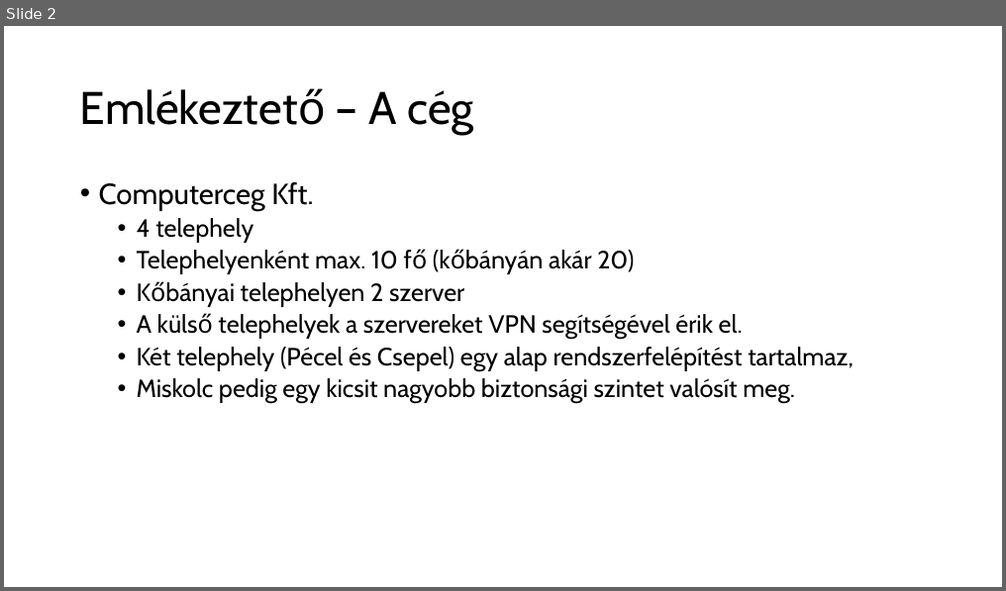
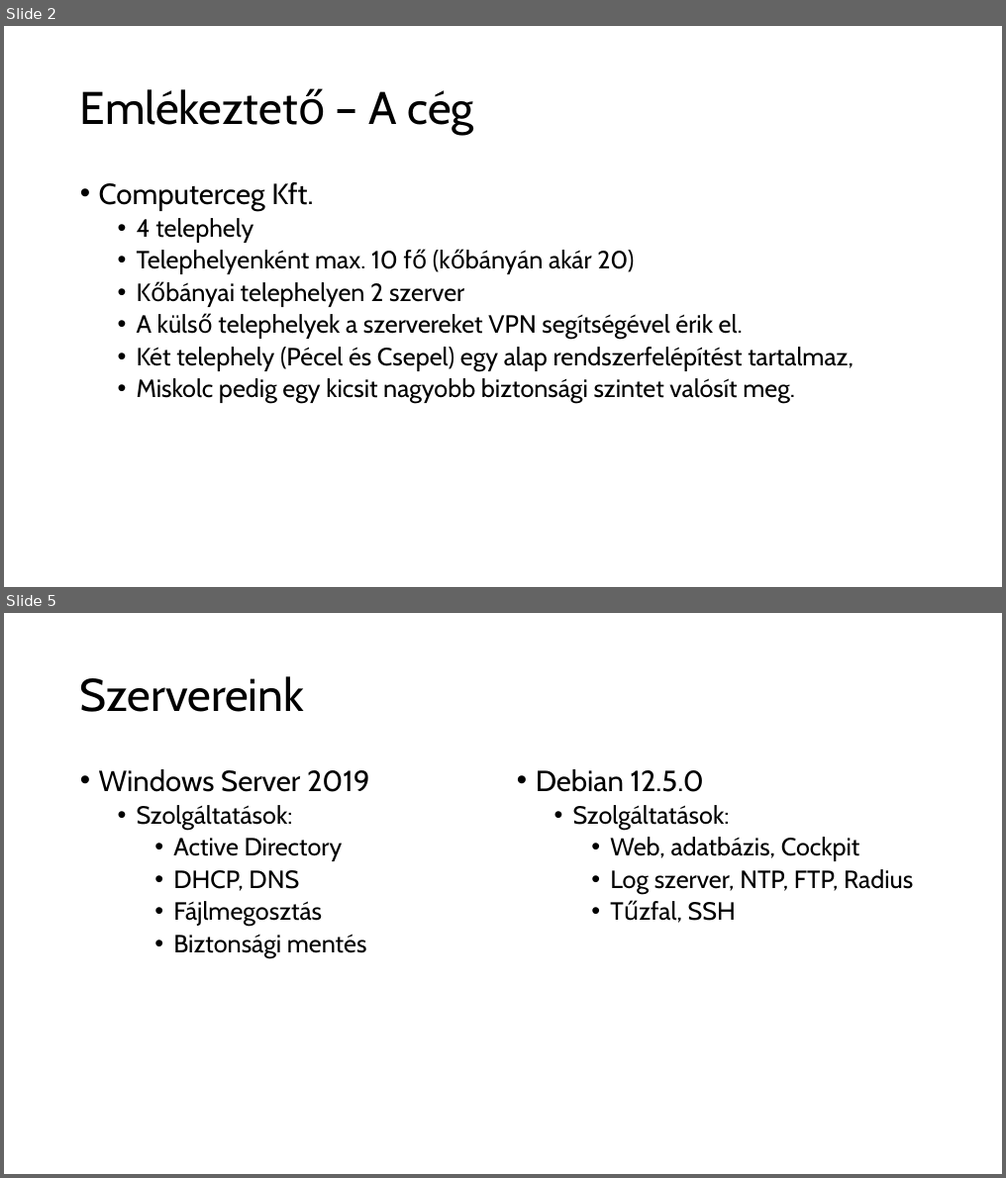
Before and after one commit to VasutasIsti/Vizsgaremek, a slide deck: HelyzetJelentes20240313/p_HelyzetJelentesBruderNagy20240313.pptx. Shown one above the other, each under a label of ours: slide 2 before the commit, slides 2 and 5 after it; the slides between them are not shown. The pictures are 1006x591 and 1006x1178 pixels, drawn with LibreOffice and Linux fonts; fonts in the diff are those of the drawing; background and template pictures are left out. Boxes give left, top, right and bottom in pixels: in the first picture for what was removed or moved away, otherwise in the second. Text is boxed around its words. In the diff, an @@ line names an element or a change of style, - is before the commit and + after.

```diff
--- a/HelyzetJelentes20240313/p_HelyzetJelentesBruderNagy20240313.pptx
+++ b/HelyzetJelentes20240313/p_HelyzetJelentesBruderNagy20240313.pptx
@@ slide 5 added at box(4, 613, 1002, 1174), background picture (left out) @@
@@ title added at box(80, 676, 304, 712), 44 pt, text #000000 @@
+Szervereink
@@ text added at box(99, 769, 370, 959), 24 pt, text #000000 @@
+• Windows Server 2019
+  • Szolgáltatások:
+    • Active Directory
+    • DHCP, DNS
+    • Fájlmegosztás
+    • Biztonsági mentés
@@ text added at box(536, 769, 913, 921), 24 pt, text #000000 @@
+• Debian 12.5.0
+  • Szolgáltatások:
+    • Web, adatbázis, Cockpit
+    • Log szerver, NTP, FTP, Radius
+    • Tűzfal, SSH
```
Also in this commit, not shown: 3 other slides added, 1 slide removed, 3 other files.
